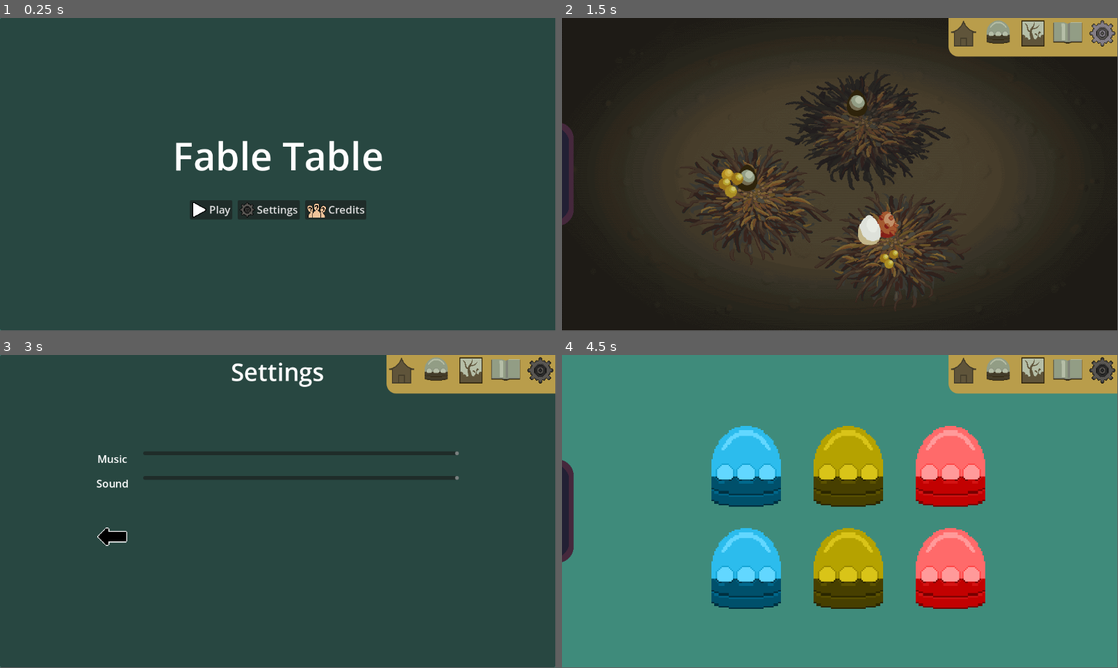
Above: before the commit, frames 1-4 (two rows, left to right).
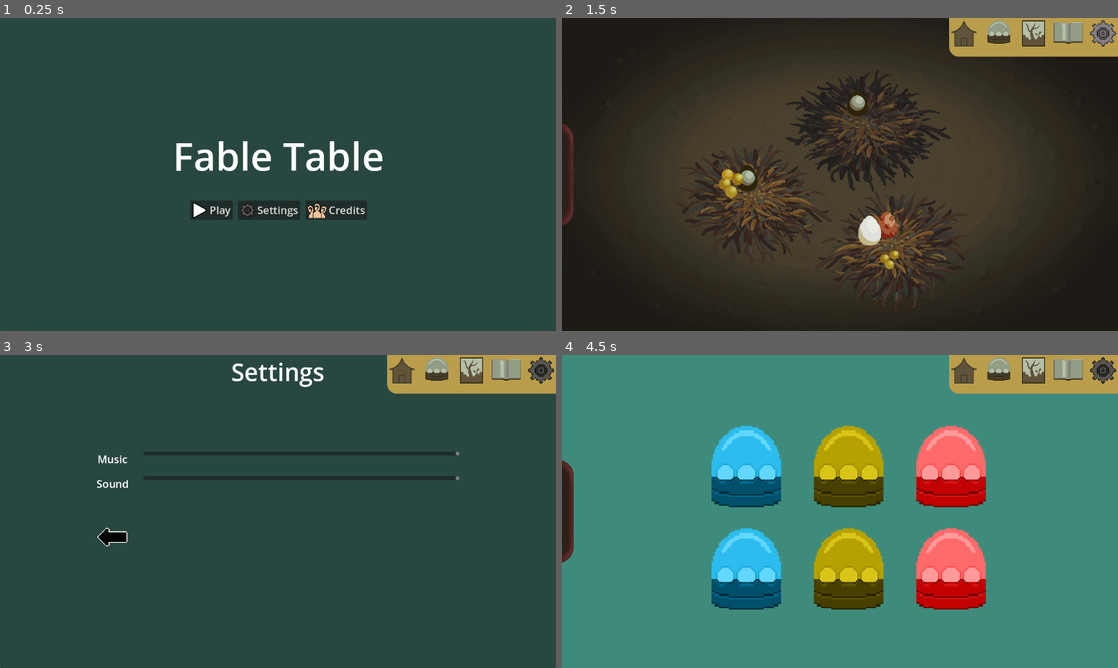
Above: after the commit, the same moments.

Repository: FrostyEmby/cafe-dot-secret-ingredient
Game: Godot game, scene res://scenes/main_menu.tscn
The game is run twice, just before and just after one commit, with the same random seed, the same clock (stepped at 60 frames per second) and the same inputs. Sound files missing from this copy of the repository are replaced by a short silence.
Inputs (mouse positions are in pixels of both pictures, inside the frame that each line leads up to):
- Up to frame 1 (0.25 s): no input
- Up to frame 2 (1.5 s): click "Settings" at 0.5 s; click (962, 36) at 1.25 s
- Up to frame 3 (3 s): click (400, 373) at 2 s; click (539, 373) at 2.75 s
- Up to frame 4 (4.5 s): click (1101, 373) at 3.5 s; click (995, 373) at 4.25 s
In our replay, the window is 799x449 before the commit and 800x450 after it. These sizes can differ from the game's own. Grey fills any space a smaller window leaves; there, only what the larger window draws over its background counts as a difference.

The runs differ from the first frame. In frame 1, 0.9% of the frame differs, in the area x 0-69%, y 39-100%; in frame 2, 2.0%; in frame 3, 0.8%; in frame 4, 2.3%, in the area x 0-100%, y 0-82%.

Commit message:
fixed death bug

Diff:
--- a/icon.svg
+++ /dev/null
@@ -1 +0,0 @@
-<svg xmlns="http://www.w3.org/2000/svg" width="128" height="128"><rect width="124" height="124" x="2" y="2" fill="#363d52" stroke="#212532" stroke-width="4" rx="14"/><g fill="#fff" transform="translate(12.322 12.322)scale(.101)"><path d="M105 673v33q407 354 814 0v-33z"/><path fill="#478cbf" d="m105 673 152 14q12 1 15 14l4 67 132 10 8-61q2-11 15-15h162q13 4 15 15l8 61 132-10 4-67q3-13 15-14l152-14V427q30-39 56-81-35-59-83-108-43 20-82 47-40-37-88-64 7-51 8-102-59-28-123-42-26 43-46 89-49-7-98 0-20-46-46-89-64 14-123 42 1 51 8 102-48 27-88 64-39-27-82-47-48 49-83 108 26 42 56 81zm0 33v39c0 276 813 276 814 0v-39l-134 12-5 69q-2 10-14 13l-162 11q-12 0-16-11l-10-65H446l-10 65q-4 11-16 11l-162-11q-12-3-14-13l-5-69z"/><path d="M483 600c0 34 58 34 58 0v-86c0-34-58-34-58 0z"/><circle cx="725" cy="526" r="90"/><circle cx="299" cy="526" r="90"/></g><g fill="#414042" transform="translate(12.322 12.322)scale(.101)"><circle cx="307" cy="532" r="60"/><circle cx="717" cy="532" r="60"/></g></svg>
--- a/project.godot
+++ b/project.godot
@@ -13,14 +13,20 @@
 config/name="Secret Ingredient"
 run/main_scene="uid://dhs6v4k8dmjo4"
 config/features=PackedStringArray("4.5", "GL Compatibility")
-config/icon="res://icon.svg"
+config/icon="uid://dfoebasvbudfx"
 
 [audio]
 
 buses/default_bus_layout="res://resources/default_bus_layout.tres"
 
+[display]
+
+window/stretch/mode="viewport"
+window/stretch/scale_mode="integer"
+
 [rendering]
 
 renderer/rendering_method="gl_compatibility"
 renderer/rendering_method.mobile="gl_compatibility"
+textures/vram_compression/import_etc2_astc=true
 environment/defaults/default_clear_color=Color(0.2453545, 0.5455752, 0.48361987, 1)
--- a/scenes/egg-collection.tscn
+++ b/scenes/egg-collection.tscn
@@ -1,10 +1,9 @@
-[gd_scene load_steps=11 format=3 uid="uid://g28updgkaqym"]
+[gd_scene load_steps=10 format=3 uid="uid://g28updgkaqym"]
 
 [ext_resource type="Script" uid="uid://6seakwoxk527" path="res://scripts/egg-collection.gd" id="1_w0elb"]
 [ext_resource type="PackedScene" uid="uid://b085dkuk7uq8r" path="res://scenes/mini_menu.tscn" id="2_1mlyo"]
 [ext_resource type="Texture2D" uid="uid://b5bkddainp227" path="res://art/props/Nest Background.png" id="2_m11xh"]
 [ext_resource type="PackedScene" uid="uid://djtd6vihyb4ph" path="res://scenes/nest.tscn" id="3_r7ts3"]
-[ext_resource type="Texture2D" uid="uid://dlsooa8vkecjj" path="res://art/props/nest1.png" id="6_1xm0k"]
 [ext_resource type="Texture2D" uid="uid://dskie2krx7h0o" path="res://art/props/nest2.png" id="7_fcwn1"]
 [ext_resource type="Texture2D" uid="uid://bunldmv1vprgp" path="res://art/icons/shelf_dragger.png" id="7_vclnr"]
 [ext_resource type="Texture2D" uid="uid://doyl7ideois6k" path="res://art/props/nestback.png" id="8_6o0hv"]
@@ -54,7 +53,6 @@
 offset_top = 262.0
 offset_right = 560.0
 offset_bottom = 518.0
-texture = ExtResource("6_1xm0k")
 
 [node name="Nest2" parent="." instance=ExtResource("3_r7ts3")]
 layout_mode = 0
--- a/scenes/egg_shelf.tscn
+++ b/scenes/egg_shelf.tscn
@@ -1,7 +1,7 @@
 [gd_scene load_steps=4 format=3 uid="uid://bi7vr8n2y7b5"]
 
-[ext_resource type="Texture2D" uid="uid://dh0uy78hioto3" path="res://art/props/shelf.png" id="1_6gg56"]
 [ext_resource type="Script" uid="uid://dcswsevd0ehbf" path="res://scripts/egg_shelf.gd" id="1_qpkqp"]
+[ext_resource type="Texture2D" uid="uid://b212xrydl6hbu" path="res://art/final props/shelffinal.png" id="2_528ig"]
 [ext_resource type="PackedScene" uid="uid://ctuxvuxm5oh0r" path="res://scenes/egg.tscn" id="3_528ig"]
 
 [node name="Egg Shelf" type="MarginContainer"]
@@ -20,7 +20,7 @@
 offset_top = 44.0
 offset_right = 200.0
 offset_bottom = 604.0
-texture = ExtResource("1_6gg56")
+texture = ExtResource("2_528ig")
 
 [node name="ScrollContainer" type="ScrollContainer" parent="Organizer"]
 custom_minimum_size = Vector2(0, 540)
--- a/scenes/incubators.tscn
+++ b/scenes/incubators.tscn
@@ -230,31 +230,49 @@
 
 [connection signal="hatch_select" from="MarginContainer/GridContainer/Cold_Dry" to="." method="_on_hatch_select"]
 [connection signal="selection" from="MarginContainer/GridContainer/Cold_Dry" to="." method="_on_cold_dry_selection"]
+[connection signal="death" from="MarginContainer/GridContainer/Cold_Dry/Egg1" to="MarginContainer/GridContainer/Cold_Dry" method="_on_egg_1_death"]
 [connection signal="selection" from="MarginContainer/GridContainer/Cold_Dry/Egg1" to="MarginContainer/GridContainer/Cold_Dry" method="_on_egg_1_selection"]
+[connection signal="death" from="MarginContainer/GridContainer/Cold_Dry/Egg2" to="MarginContainer/GridContainer/Cold_Dry" method="_on_egg_2_death"]
 [connection signal="selection" from="MarginContainer/GridContainer/Cold_Dry/Egg2" to="MarginContainer/GridContainer/Cold_Dry" method="_on_egg_2_selection"]
+[connection signal="death" from="MarginContainer/GridContainer/Cold_Dry/Egg3" to="MarginContainer/GridContainer/Cold_Dry" method="_on_egg_3_death"]
 [connection signal="selection" from="MarginContainer/GridContainer/Cold_Dry/Egg3" to="MarginContainer/GridContainer/Cold_Dry" method="_on_egg_3_selection"]
 [connection signal="hatch_select" from="MarginContainer/GridContainer/Temp_Dry" to="." method="_on_hatch_select"]
 [connection signal="selection" from="MarginContainer/GridContainer/Temp_Dry" to="." method="_on_temp_dry_selection"]
+[connection signal="death" from="MarginContainer/GridContainer/Temp_Dry/Egg1" to="MarginContainer/GridContainer/Temp_Dry" method="_on_egg_1_death"]
 [connection signal="selection" from="MarginContainer/GridContainer/Temp_Dry/Egg1" to="MarginContainer/GridContainer/Temp_Dry" method="_on_egg_1_selection"]
+[connection signal="death" from="MarginContainer/GridContainer/Temp_Dry/Egg2" to="MarginContainer/GridContainer/Temp_Dry" method="_on_egg_2_death"]
 [connection signal="selection" from="MarginContainer/GridContainer/Temp_Dry/Egg2" to="MarginContainer/GridContainer/Temp_Dry" method="_on_egg_2_selection"]
+[connection signal="death" from="MarginContainer/GridContainer/Temp_Dry/Egg3" to="MarginContainer/GridContainer/Temp_Dry" method="_on_egg_3_death"]
 [connection signal="selection" from="MarginContainer/GridContainer/Temp_Dry/Egg3" to="MarginContainer/GridContainer/Temp_Dry" method="_on_egg_3_selection"]
 [connection signal="hatch_select" from="MarginContainer/GridContainer/Hot_Dry" to="." method="_on_hatch_select"]
 [connection signal="selection" from="MarginContainer/GridContainer/Hot_Dry" to="." method="_on_hot_dry_selection"]
+[connection signal="death" from="MarginContainer/GridContainer/Hot_Dry/Egg1" to="MarginContainer/GridContainer/Hot_Dry" method="_on_egg_1_death"]
 [connection signal="selection" from="MarginContainer/GridContainer/Hot_Dry/Egg1" to="MarginContainer/GridContainer/Hot_Dry" method="_on_egg_1_selection"]
+[connection signal="death" from="MarginContainer/GridContainer/Hot_Dry/Egg2" to="MarginContainer/GridContainer/Hot_Dry" method="_on_egg_2_death"]
 [connection signal="selection" from="MarginContainer/GridContainer/Hot_Dry/Egg2" to="MarginContainer/GridContainer/Hot_Dry" method="_on_egg_2_selection"]
+[connection signal="death" from="MarginContainer/GridContainer/Hot_Dry/Egg3" to="MarginContainer/GridContainer/Hot_Dry" method="_on_egg_3_death"]
 [connection signal="selection" from="MarginContainer/GridContainer/Hot_Dry/Egg3" to="MarginContainer/GridContainer/Hot_Dry" method="_on_egg_3_selection"]
 [connection signal="hatch_select" from="MarginContainer/GridContainer/Cold_Wet" to="." method="_on_hatch_select"]
 [connection signal="selection" from="MarginContainer/GridContainer/Cold_Wet" to="." method="_on_cold_wet_selection"]
+[connection signal="death" from="MarginContainer/GridContainer/Cold_Wet/Egg1" to="MarginContainer/GridContainer/Cold_Wet" method="_on_egg_1_death"]
 [connection signal="selection" from="MarginContainer/GridContainer/Cold_Wet/Egg1" to="MarginContainer/GridContainer/Cold_Wet" method="_on_egg_1_selection"]
+[connection signal="death" from="MarginContainer/GridContainer/Cold_Wet/Egg2" to="MarginContainer/GridContainer/Cold_Wet" method="_on_egg_2_death"]
 [connection signal="selection" from="MarginContainer/GridContainer/Cold_Wet/Egg2" to="MarginContainer/GridContainer/Cold_Wet" method="_on_egg_2_selection"]
+[connection signal="death" from="MarginContainer/GridContainer/Cold_Wet/Egg3" to="MarginContainer/GridContainer/Cold_Wet" method="_on_egg_3_death"]
 [connection signal="selection" from="MarginContainer/GridContainer/Cold_Wet/Egg3" to="MarginContainer/GridContainer/Cold_Wet" method="_on_egg_3_selection"]
 [connection signal="hatch_select" from="MarginContainer/GridContainer/Temp_Wet" to="." method="_on_hatch_select"]
 [connection signal="selection" from="MarginContainer/GridContainer/Temp_Wet" to="." method="_on_temp_wet_selection"]
+[connection signal="death" from="MarginContainer/GridContainer/Temp_Wet/Egg1" to="MarginContainer/GridContainer/Temp_Wet" method="_on_egg_1_death"]
 [connection signal="selection" from="MarginContainer/GridContainer/Temp_Wet/Egg1" to="MarginContainer/GridContainer/Temp_Wet" method="_on_egg_1_selection"]
+[connection signal="death" from="MarginContainer/GridContainer/Temp_Wet/Egg2" to="MarginContainer/GridContainer/Temp_Wet" method="_on_egg_2_death"]
 [connection signal="selection" from="MarginContainer/GridContainer/Temp_Wet/Egg2" to="MarginContainer/GridContainer/Temp_Wet" method="_on_egg_2_selection"]
+[connection signal="death" from="MarginContainer/GridContainer/Temp_Wet/Egg3" to="MarginContainer/GridContainer/Temp_Wet" method="_on_egg_3_death"]
 [connection signal="selection" from="MarginContainer/GridContainer/Temp_Wet/Egg3" to="MarginContainer/GridContainer/Temp_Wet" method="_on_egg_3_selection"]
 [connection signal="hatch_select" from="MarginContainer/GridContainer/Hot_Wet" to="." method="_on_hatch_select"]
 [connection signal="selection" from="MarginContainer/GridContainer/Hot_Wet" to="." method="_on_hot_wet_selection"]
+[connection signal="death" from="MarginContainer/GridContainer/Hot_Wet/Egg1" to="MarginContainer/GridContainer/Hot_Wet" method="_on_egg_1_death"]
 [connection signal="selection" from="MarginContainer/GridContainer/Hot_Wet/Egg1" to="MarginContainer/GridContainer/Hot_Wet" method="_on_egg_1_selection"]
+[connection signal="death" from="MarginContainer/GridContainer/Hot_Wet/Egg2" to="MarginContainer/GridContainer/Hot_Wet" method="_on_egg_2_death"]
 [connection signal="selection" from="MarginContainer/GridContainer/Hot_Wet/Egg2" to="MarginContainer/GridContainer/Hot_Wet" method="_on_egg_2_selection"]
+[connection signal="death" from="MarginContainer/GridContainer/Hot_Wet/Egg3" to="MarginContainer/GridContainer/Hot_Wet" method="_on_egg_3_death"]
 [connection signal="selection" from="MarginContainer/GridContainer/Hot_Wet/Egg3" to="MarginContainer/GridContainer/Hot_Wet" method="_on_egg_3_selection"]
--- a/scenes/settings.tscn
+++ b/scenes/settings.tscn
@@ -6,6 +6,7 @@
 [ext_resource type="Texture2D" uid="uid://c5son408o0nng" path="res://art/icons/back-small.png" id="4_es4n0"]
 [ext_resource type="PackedScene" uid="uid://b085dkuk7uq8r" path="res://scenes/mini_menu.tscn" id="5_gis3k"]
 [ext_resource type="AudioStream" uid="uid://cpke8gi8uop4d" path="res://sound/music/Hang on.wav" id="6_gis3k"]
+[ext_resource type="PackedScene" uid="uid://bijfo0tkv3b3j" path="res://scenes/egg_gen.tscn" id="7_83j8s"]
 
 [sub_resource type="LabelSettings" id="LabelSettings_36l1p"]
 font_size = 50
@@ -102,6 +103,8 @@
 stream = ExtResource("6_gis3k")
 autoplay = true
 
+[node name="Egg-Gen" parent="." instance=ExtResource("7_83j8s")]
+
 [connection signal="value_changed" from="PanelContainer/MarginContainer/GridContainer/Music Volume" to="." method="_on_master_volume_value_changed"]
 [connection signal="value_changed" from="PanelContainer/MarginContainer/GridContainer/Sound Volume" to="." method="_on_sound_volume_value_changed"]
 [connection signal="pressed" from="PanelContainer/MarginContainer/GridContainer/Back" to="." method="_on_back_pressed"]
--- a/scripts/egg-collection.gd
+++ b/scripts/egg-collection.gd
@@ -11,18 +11,19 @@
 
 
 func _egg_generation():
+	print("generating eggs")
 	save.egg_fill = false
 
 	# nest 1
-	for new_eggs in randi_range(0, 3):
+	for new_eggs in randi_range(1, 3):
 		$Nest1.generate_egg()
 
 	# nest 2
-	for new_eggs in randi_range(0, 3):
+	for new_eggs in randi_range(1, 3):
 		$Nest2.generate_egg()
 
 	# nest 3
-	for new_eggs in randi_range(0, 3):
+	for new_eggs in randi_range(1, 3):
 		$Nest3.generate_egg()
 
 
--- a/scripts/egg.gd
+++ b/scripts/egg.gd
@@ -2,11 +2,11 @@
 class_name Egg
 
 signal selection(egg : Egg)
+signal death(egg : Egg)
 
 @export var info : EggData = EggData.new()
 @onready var hatch_timer : Timer = $Hatch
 @onready var age_timer : Timer = $Age
-
 
 func _set_appearance():
 	if info.dead:
@@ -24,7 +24,25 @@
 	info.visibility = visibility
 
 
+func reset():
+	print("back to defaults")
+
+	info.species = load("res://resources/creatures/bird-one.tres")
+	info.hatch_time = info.species.hatch_time_secs
+	info.incubating = false
+	info.hatched = false
+	info.aging_time = info.species.maturity_time_secs
+	info.maturing = false
+	info.adult = false
+	info.dead = false
+
+	_set_appearance()
+	change_visibility(false)
+
+
 func new(creature : CreatureStats):
+	print("new egg!")
+
 	info.species = creature
 	info.hatch_time = creature.hatch_time_secs
 	info.incubating = false
@@ -33,6 +51,7 @@
 	info.maturing = false
 	info.adult = false
 	info.dead = false
+
 	_set_appearance()
 	change_visibility(true)
 
@@ -64,8 +83,9 @@
 func _pressed() -> void:
 	print("egg pressed")
 	if info.dead:
-		visible = false
-		info.visibility = false
+		change_visibility(false)
+		reset()
+		death.emit(self)
 		print("corpse removed")
 	elif info.hatched:
 		selection.emit(self)
--- a/scripts/egg_generation.gd
+++ b/scripts/egg_generation.gd
@@ -2,4 +2,5 @@
 var save : Save = load("res://resources/save.tres")
 
 func timeout():
+	print("egg fill active")
 	save.egg_fill = true
--- a/scripts/hatchery.gd
+++ b/scripts/hatchery.gd
@@ -80,3 +80,18 @@
 func _on_egg_3_selection(egg: Egg) -> void:
 	if egg.info.hatched:
 		hatch_select.emit(egg, self)
+
+
+func _on_egg_1_death(egg: Egg) -> void:
+	egg.reset()
+	save.incubator[self.name.to_lower()][egg.name.to_lower()] = egg.info
+
+
+func _on_egg_2_death(egg: Egg) -> void:
+	egg.reset()
+	save.incubator[self.name.to_lower()][egg.name.to_lower()] = egg.info
+
+
+func _on_egg_3_death(egg: Egg) -> void:
+	egg.reset()
+	save.incubator[self.name.to_lower()][egg.name.to_lower()] = egg.info
Not shown, added: export_presets.cfg
Binary file added: icon.png
Not shown, changed: icon.png.import
Not shown: 1 places in scenes/settings.tscn that only renumber resources
